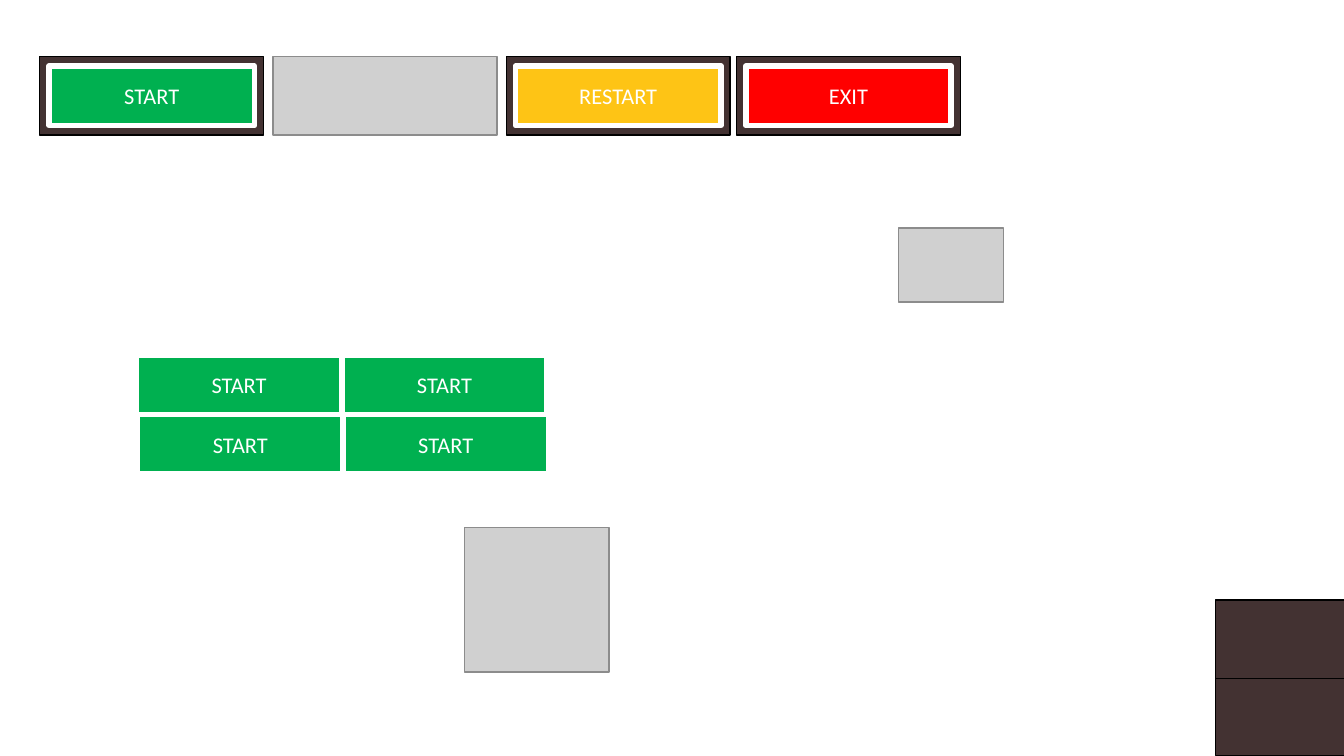
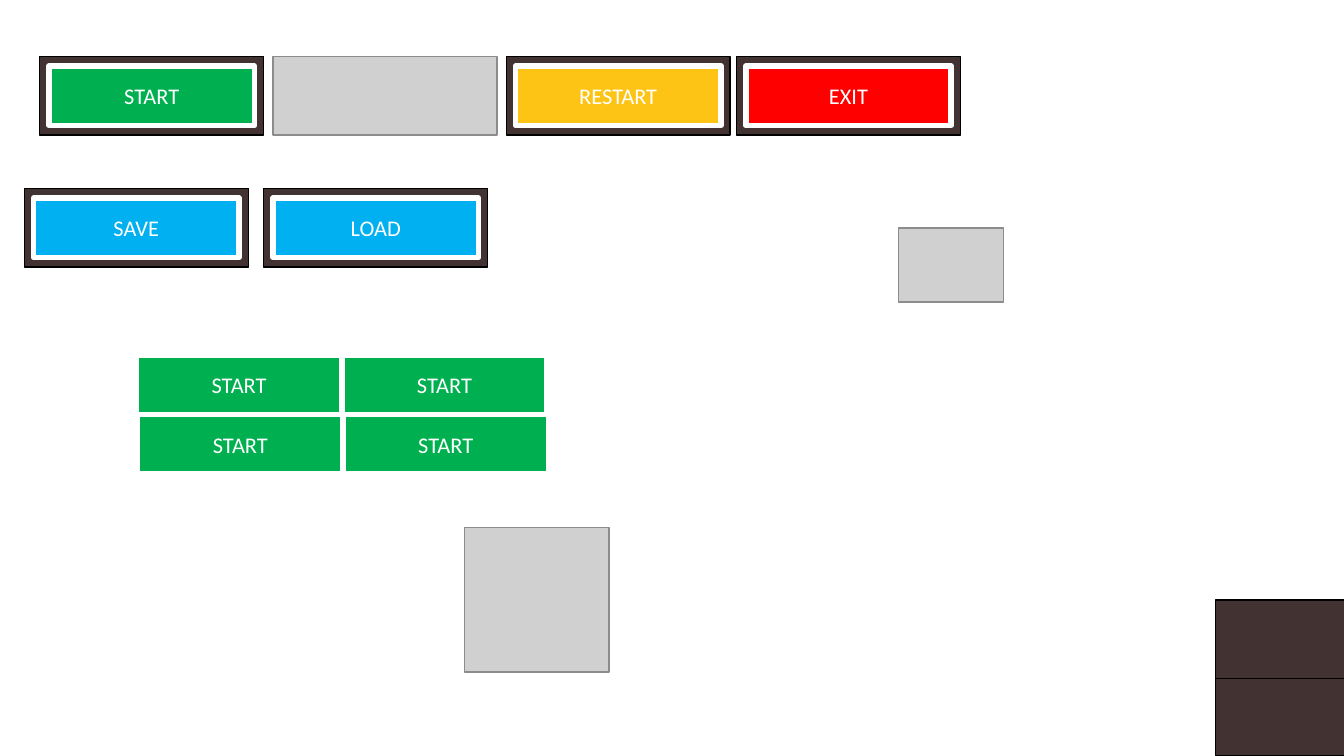
Before and after one commit to AndreBilley/Pygame-Platfomer, a slide deck: slide 3 of Nea_game_files/Buttons/Buttons.pptx. Drawn at 1344x756 pixels with LibreOffice and Linux fonts; fonts in the diff are those of the drawing; grey boxes stand for pictures. Boxes give left, top, right and bottom in pixels: in the first picture for what was removed or moved away, otherwise in the second. Text is boxed around its words. In the diff, an @@ line names an element or a change of style, - is before the commit and + after.

```diff
--- a/Nea_game_files/Buttons/Buttons.pptx
+++ b/Nea_game_files/Buttons/Buttons.pptx
@@ rectangle added at (x1=24, y1=188, x2=249, y2=266), fill #433232, outline #000000 0.75 pt @@
@@ rectangle added at (x1=34, y1=199, x2=239, y2=258), fill #00B0F0, outline #FFFFFF 3 pt, 12 pt, text #FFFFFF @@
+SAVE
@@ rectangle added at (x1=263, y1=188, x2=488, y2=266), fill #433232, outline #000000 0.75 pt @@
@@ rectangle added at (x1=273, y1=199, x2=478, y2=258), fill #00B0F0, outline #FFFFFF 3 pt, 12 pt, text #FFFFFF @@
+LOAD
```
Also in this commit, not shown: 1 slide added, 9 other files.
